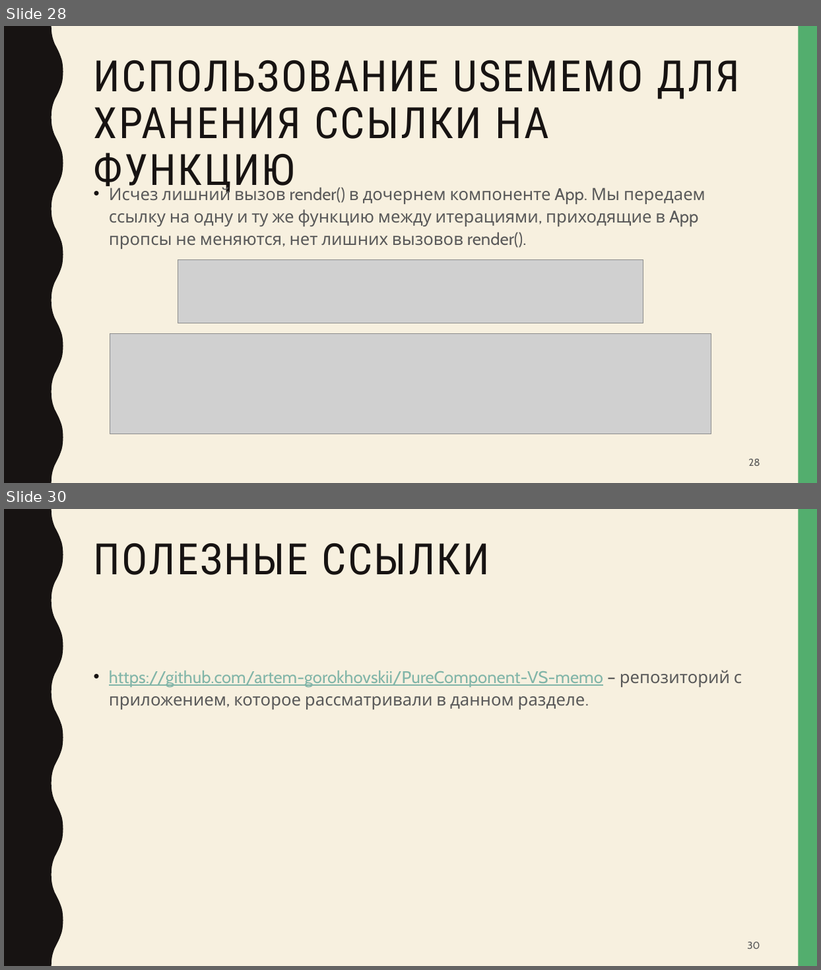
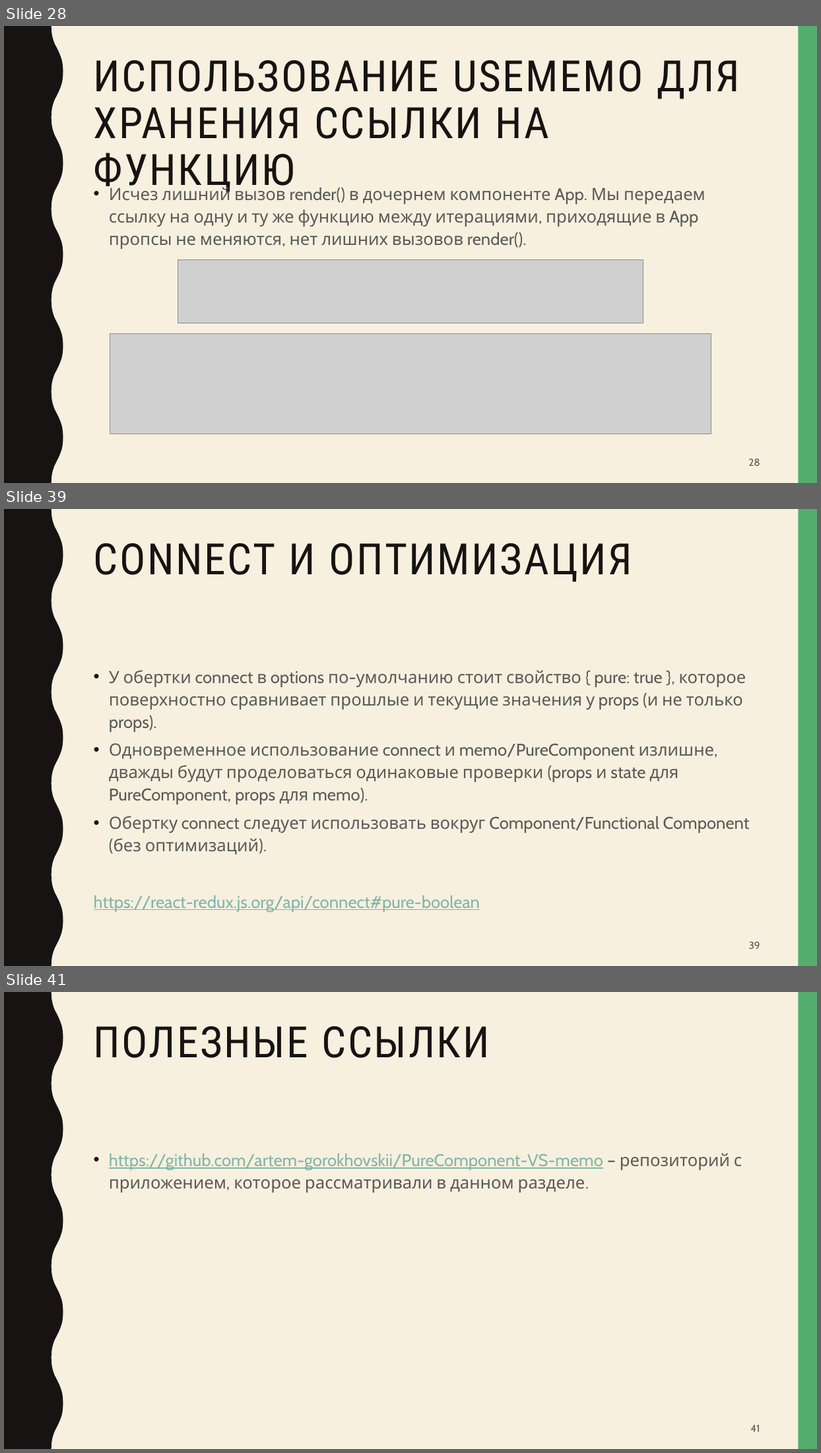
Before and after one commit to artem-gorokhovskii/PureComponent-VS-memo, a slide deck: PureComponent-vs-memo.pptx. Shown one above the other, each under a label of ours: slides 28 and 30 before the commit, slides 28, 39 and 41 after it; the slides between them are not shown. The pictures are 821x970 and 821x1453 pixels, drawn with LibreOffice and Linux fonts; fonts in the diff are those of the drawing; grey boxes stand for pictures. Boxes give left, top, right and bottom in pixels: in the first picture for what was removed or moved away, otherwise in the second. Text is boxed around its words. In the diff, an @@ line names an element or a change of style, - is before the commit and + after.

Commit message:
added connect

```diff
--- a/PureComponent-vs-memo.pptx
+++ b/PureComponent-vs-memo.pptx
@@ slide 39 added at (x1=4, y1=509, x2=817, y2=966), background #F7F0DF; not listed: 2 template elements that a slide beside it also shows @@
@@ title added at (x1=94, y1=543, x2=633, y2=582), 51 pt, text #171312 @@
+CONNECT И ОПТИМИЗАЦИЯ
@@ text added at (x1=94, y1=670, x2=750, y2=912), 20 pt, text #595959 @@
+• У обертки connect в options по-умолчанию стоит свойство { pure: true }, которое поверхностно сравнивает прошлые и текущие значения у props (и не только props).
+• Одновременное использование connect и memo/PureComponent излишне, дважды будут проделоваться одинаковые проверки (props и state для PureComponent, props для memo).
+• Обертку connect следует использовать вокруг Component/Functional Component (без оптимизаций).
+https://react-redux.js.org/api/connect#pure-boolean
@@ page number added at (x1=749, y1=942, x2=760, y2=949), 12 pt, text #595959 @@
+39
@@ what was slide 30 is now slide 41 @@
@@ page number at (x1=751, y1=1425, x2=760, y2=1432): text changed @@
-30
+41
```
Also in this commit, not shown: 1 slide changed, 10 other slides added, 4 other files.
